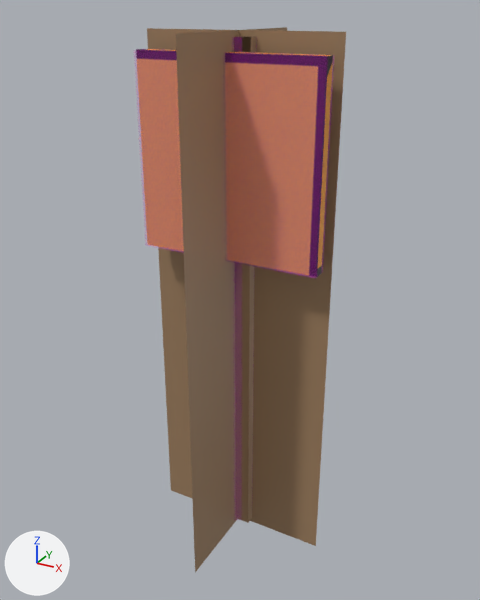
The COLLADA model beamng-props/course-signs/export/dae/arrow_slight_right.dae, before and after one commit.
The view is the same before and after, from a 50 mm lens placed at (0.886, -1.606, 1.617), pointed at (-0.005, 0.013, 0.807). The lights are fixed; the arrows at lower left show +X, +Y and +Z. The older version comes first. Where no turn or scale is listed for an object, it has been applied to the vertices.

In view in the first picture: 'Colmesh_post-1', 'Colmesh_sign-1', 'arrow_slight_right_a50', 'arrow_slight_right_a800'.
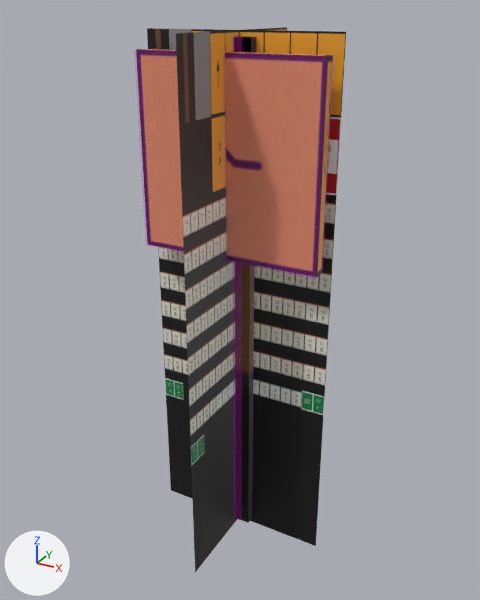
Scene script edits in JSON lines:
```json
{"op": "add", "block": "img_sign_atlas_2048_png", "code": ["img_sign_atlas_2048_png = load_image('sign_atlas_2048.png', 'sign_atlas_2048.png', 2048, 2048, 'sRGB')"]}
{"op": "add", "block": "mat_parkersignatlas", "code": ["mat_parkersignatlas = principled_material('ParkerSignAtlas')", "mat_parkersignatlas.texture = img_sign_atlas_2048_png", "mat_parkersignatlas.metallic = 0.05"]}
{"block": "me_arrow_slight_right_a800", "where": "me_arrow_slight_right_a800.from_pydata(...)  # 16 vertices, 24 faces; spans x -0.28..0.28, y -0.07..0.07, z 0.0..1.55"}
{"block": "me_arrow_slight_right_a800", "where": "# used by ob_arrow_slight_right_a800; location = (0.0, 0.0, 0.0)"}
{"block": "me_arrow_slight_right_a800", "change": "me_arrow_slight_right_a800 part 1: 12 faces spanning x -0.05..0.05, y -0.03..0.07, z 0.0..1.55 switch from mat_wood_102 (brown #a08161) to mat_parkersignatlas (picture img_sign_atlas_2048_png)"}
{"block": "me_arrow_slight_right_a800", "change": "me_arrow_slight_right_a800 part 2: 12 faces spanning x -0.28..0.28, y -0.07..-0.04, z 0.96..1.51 switch from mat_sign_102 (picture img_arrow_slight_right_png) to mat_parkersignatlas (picture img_sign_atlas_2048_png)"}
{"block": "me_arrow_slight_right_a50", "where": "me_arrow_slight_right_a50.from_pydata(...)  # 8 vertices, 4 faces; spans x -0.29..0.29, y -0.29..0.29, z -0.02..1.57"}
{"op": "remove", "block": "me_arrow_slight_right_a50", "code": "me_arrow_slight_right_a50.materials.append(mat_wood_102)  # brown #a08161"}
{"op": "add", "block": "me_arrow_slight_right_a50", "code": "me_arrow_slight_right_a50.materials.append(mat_parkersignatlas)  # picture img_sign_atlas_2048_png"}
```

Where the change shows, as pixel boxes (x1, y1, x2, y2) in the pictures (480 x 600 px):
```json
{"object": "arrow_slight_right_a50", "change": "recoloured", "before": [147, 27, 346, 572], "after": [147, 27, 346, 572], "on screen": "brown to grey"}
{"part": 1, "of": "me_arrow_slight_right_a800", "change": "recoloured", "before": [239, 36, 256, 523], "after": [239, 36, 256, 523], "on screen": "darker"}
{"part": 2, "of": "me_arrow_slight_right_a800", "change": "recoloured", "before": [142, 49, 333, 275], "after": [142, 49, 333, 275]}
```
